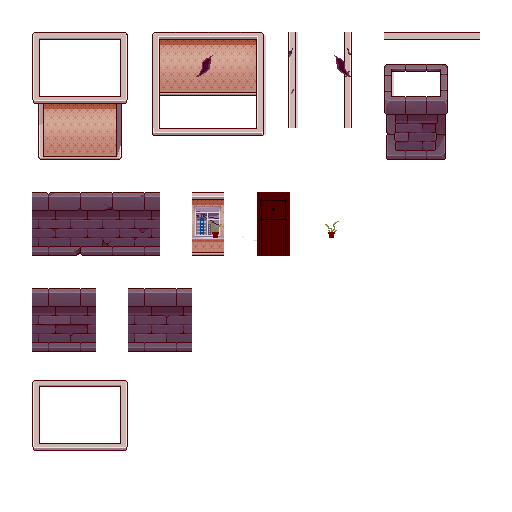
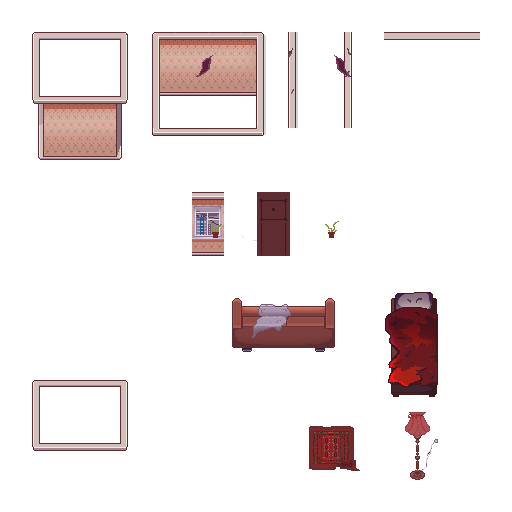
Layer changes from the first 512x512 image to the second:
added group "Группа 11" with 5 layers above "Группа 14" over (316, 233, 438, 444)
added layer "Слой 58" in group "Группа 11" over (385, 307, 438, 387)
added layer "Слой 66" (color dodge) in group "Группа 11" over (316, 293, 414, 444)
added layer "Слой 65" (overlay) in group "Группа 11" over (320, 233, 438, 361)
added layer "Слой 64" in group "Группа 11" over (386, 306, 438, 389)
added layer "Слой 60" in group "Группа 11" over (386, 308, 438, 387)
added group "Группа 14" with 5 layers above "Группа 12" over (405, 412, 438, 480)
added group "Лампа" with 4 layers in group "Группа 14" over (405, 412, 438, 480)
added group "Группа 12" with 10 layers above "Диван" over (385, 292, 438, 397)
added layer "Слой 56" in group "Группа 12" over (391, 298, 437, 397)
added layer "Слой 68" (multiply, 70%) in group "Группа 12" over (391, 298, 437, 384)
added layer "Слой 67" in group "Группа 12" over (390, 298, 438, 385)
added group "Диван" with 12 layers above "Группа 9" over (170, 288, 388, 352)
added layer "Слой 80" in group "Диван" over (252, 304, 291, 338)
added layer "Слой 82" in group "Диван" over (235, 305, 293, 352)
added layer "Слой 78" in group "Диван" over (253, 305, 290, 337)
added layer "Слой 48" in group "Диван" over (232, 298, 335, 352)
added layer "Слой 54" in group "Диван" over (232, 298, 335, 316)
added layer "Слой 53" (65%) in group "Диван" over (170, 324, 388, 352)
added layer "Слой 77" in group "Диван" over (232, 328, 335, 348)
added layer "Слой 52" in group "Диван" over (232, 299, 335, 352)
painted on "Слой 1" over (32, 64, 448, 352)
added layer "Коврики" above "Слой 85" over (309, 426, 360, 471)
added layer "Слой 84" above "Слой 49" over (309, 427, 356, 470)
…and 14 more changes (14 added)
